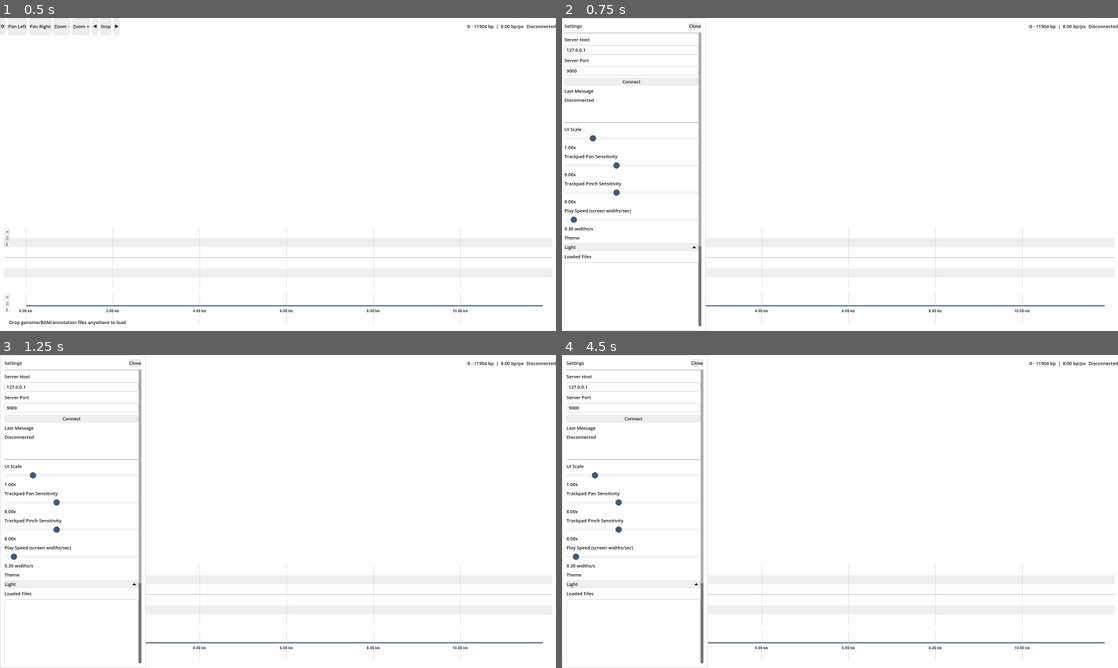
Above: before the commit, frames 1-4 (two rows, left to right).
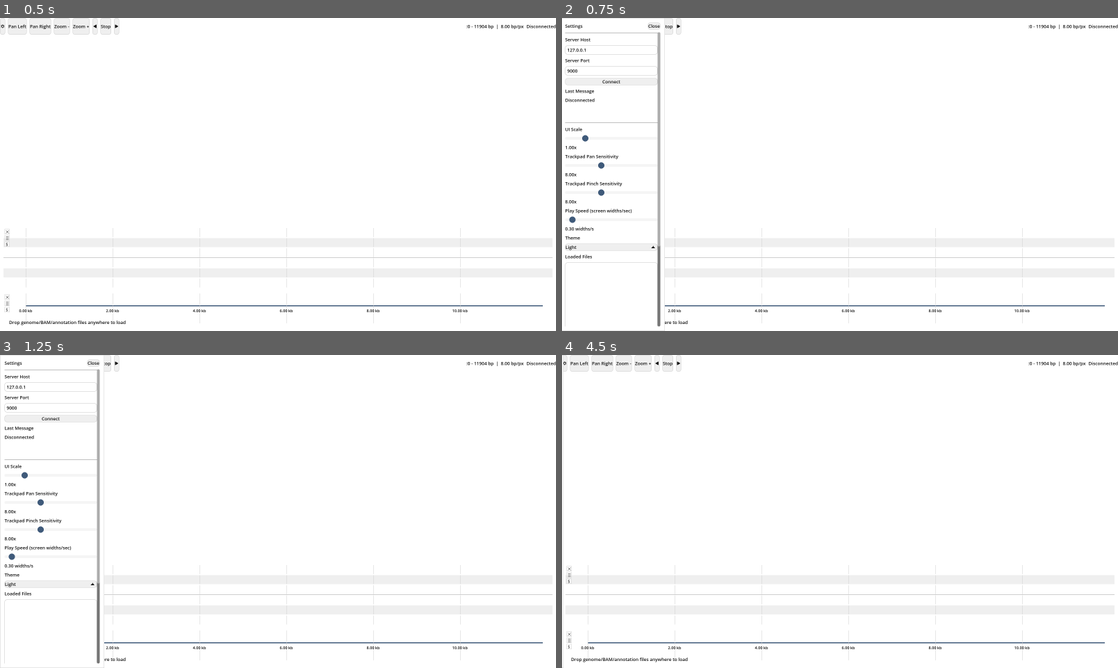
Above: after the commit, the same moments.

Repository: martinghunt/seqhiker
Game: Godot game, scene res://scenes/Main.tscn
Same seed, same stepped clock (60 frames per second), same inputs: the game is played once before the commit and once after it.
Inputs:
- Up to frame 1 (0.5 s): no input
- Up to frame 2 (0.75 s): click "C" at 0.5 s
- Up to frame 3 (1.25 s): no input
- Up to frame 4 (4.5 s): click "Pan Left" at 1.25 s; click "Pan Right" at 2 s; click "Zoom -" at 2.75 s; click "Zoom +" at 3.5 s; click "B" at 4.25 s

Frame 1 is identical in both runs. In frame 2, 2.4% of the frame differs, in the area x 0-26%, y 0-100%; in frame 3, 1.6%; in frame 4, 2.3%.

Commit message:
Narrower settings panel

Diff:
--- a/scenes/Main.tscn
+++ b/scenes/Main.tscn
@@ -103,7 +103,7 @@
 script = ExtResource("2_view")
 
 [node name="SettingsPanel" type="PanelContainer" parent="."]
-custom_minimum_size = Vector2(420, 0)
+custom_minimum_size = Vector2(300, 0)
 layout_mode = 1
 anchors_preset = 9
 anchor_bottom = 1.0
